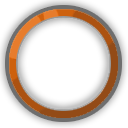
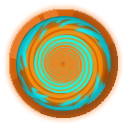
Revision of a layered (128, 128) image; what changed, layer by layer:
painted on "layer0" over [0, 0, 128, 128]
showed "layer5" over [39, 40, 86, 86]
showed "layer4" over [29, 30, 97, 97]
showed "layer3" over [8, 7, 118, 119]
showed "layer2" over [19, 20, 107, 107]
showed "layer1" over [12, 12, 115, 115]
